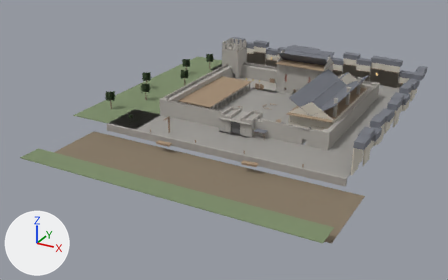
Before and after pictures for a commit that changed the Blender file assets/level/source/garrison.blend.
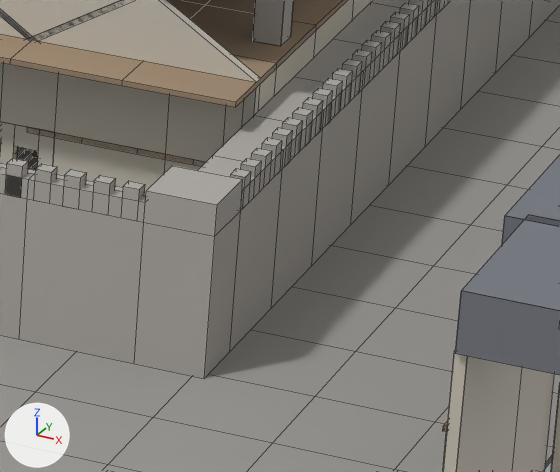
The first picture shows the older version from a 50 mm lens placed at (90.6, -203.4, 83.1), pointed at (-8.0, -24.1, -6.6). The close-ups show the older and then the newer version on the part from 69% to 81% of the width and 40% to 57% of the height of that picture. Only the edits that show in the close-ups are written down. Every picture has the same lights, and +X, +Y and +Z are marked at lower left. The close-ups show mesh edges as thin lines.

Objects in the first close-up: 'curtain_4.024', 'curtain_4.033', 'curtain_4.034', 'curtain_4.035', 'curtain_4.036', 'curtain_4.037', 'curtain_corner.002', 'floor_cobble_4.163', 'floor_cobble_4.170', 'gable_16.002', 'house_front_2.007', 'wall_plaster_4.032' and 60 more.
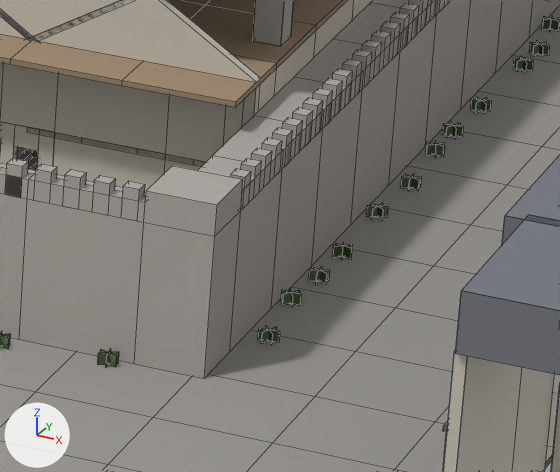
Where the change shows, as pixel boxes (x1, y1, x2, y2) in the close-ups (560 x 472 px):
'weeds.058', added: after (258, 326, 280, 345)
'weeds.039', added: after (98, 349, 119, 367)
'weeds.057', added: after (281, 290, 301, 306)
'weeds.056', added: after (308, 267, 329, 284)
'weeds.054', added: after (366, 203, 388, 220)
'weeds.053', added: after (401, 174, 421, 191)
'weeds.050', added: after (471, 97, 491, 113)
'weeds.051', added: after (443, 122, 463, 138)
'weeds.055', added: after (333, 243, 352, 259)
'weeds.049', added: after (513, 56, 533, 73)
'weeds.052', added: after (426, 142, 445, 157)
'weeds.048', added: after (529, 41, 549, 57)
'weeds.047', added: after (542, 17, 560, 31)
'weeds.037', added: after (0, 331, 10, 349)

The change, as a diff of the scene's bpy script:
```diff
--- a/assets/level/source/garrison.blend.py
+++ b/assets/level/source/garrison.blend.py
@@ me_kit_weeds @@
+me_kit_weeds.from_pydata([(-0.35, 0.0, 0.0), (0.35, 0.0, 0.0), (0.35, 0.0, 0.4), (-0.35, 0.0, 0.4), (-0.35, 0.0, 0.4), (0.35, 0.0, 0.4), (0.35, 0.0, 0.0), (-0.35, 0.0, 0.0), (-0.175, -0.303, 0.0), (0.175, 0.303, 0.0), (0.175, 0.303, 0.4), (-0.175, -0.303, 0.4), (-0.175, -0.303, 0.4), (0.175, 0.303, 0.4), (0.175, 0.303, 0.0), (-0.175, -0.303, 0.0), (0.175, -0.303, 0.0), (-0.175, 0.303, 0.0), (-0.175, 0.303, 0.4), (0.175, -0.303, 0.4), (0.175, -0.303, 0.4), (-0.175, 0.303, 0.4), (-0.175, 0.303, 0.0), (0.175, -0.303, 0.0)], [], [(0, 1, 2, 3), (4, 5, 6, 7), (8, 9, 10, 11), (12, 13, 14, 15), (16, 17, 18, 19), (20, 21, 22, 23)])
+me_kit_weeds.materials.append(mat_leaves)  # dark green #617655
@@ ob_weeds_058 @@
+ob_weeds_058 = bpy.data.objects.new('weeds.058', me_kit_weeds)
+ob_weeds_058.location = (33.21, -24.57, 0.0)
+ob_weeds_058.rotation_euler = (0.0, 0.0, 0.136)  # degrees (0, 0, 7.8)
@@ ob_weeds_057 @@
+ob_weeds_057 = bpy.data.objects.new('weeds.057', me_kit_weeds)
+ob_weeds_057.location = (32.82, -21.31, 0.0)
+ob_weeds_057.rotation_euler = (0.0, 0.0, 2.053)  # degrees (0, 0, 118)
@@ ob_weeds_056 @@
+ob_weeds_056 = bpy.data.objects.new('weeds.056', me_kit_weeds)
+ob_weeds_056.location = (33.02, -19.1, 0.0)
+ob_weeds_056.rotation_euler = (0.0, 0.0, 0.607)  # degrees (0, 0, 35)
@@ ob_weeds_055 @@
+ob_weeds_055 = bpy.data.objects.new('weeds.055', me_kit_weeds)
+ob_weeds_055.location = (33.03, -16.74, 0.0)
+ob_weeds_055.rotation_euler = (0.0, 0.0, 1.889)  # degrees (0, 0, 108)
@@ ob_weeds_054 @@
+ob_weeds_054 = bpy.data.objects.new('weeds.054', me_kit_weeds)
+ob_weeds_054.location = (32.95, -12.89, 0.0)
+ob_weeds_054.rotation_euler = (0.0, 0.0, 0.351)  # degrees (0, 0, 20)
@@ ob_weeds_053 @@
+ob_weeds_053 = bpy.data.objects.new('weeds.053', me_kit_weeds)
+ob_weeds_053.location = (33.14, -9.84, 0.0)
+ob_weeds_053.rotation_euler = (0.0, 0.0, 2.716)  # degrees (0, 0, 156)
@@ ob_weeds_052 @@
+ob_weeds_052 = bpy.data.objects.new('weeds.052', me_kit_weeds)
+ob_weeds_052.location = (32.92, -6.54, 0.0)
+ob_weeds_052.rotation_euler = (0.0, 0.0, 1.92)  # degrees (0, 0, 110)
@@ ob_weeds_051 @@
+ob_weeds_051 = bpy.data.objects.new('weeds.051', me_kit_weeds)
+ob_weeds_051.location = (32.91, -4.54, 0.0)
+ob_weeds_051.rotation_euler = (0.0, 0.0, 2.192)  # degrees (0, 0, 126)
@@ ob_weeds_050 @@
+ob_weeds_050 = bpy.data.objects.new('weeds.050', me_kit_weeds)
+ob_weeds_050.location = (33.05, -1.78, 0.0)
+ob_weeds_050.rotation_euler = (0.0, 0.0, 1.348)  # degrees (0, 0, 77)
@@ ob_weeds_049 @@
+ob_weeds_049 = bpy.data.objects.new('weeds.049', me_kit_weeds)
+ob_weeds_049.location = (33.16, 2.79, 0.0)
+ob_weeds_049.rotation_euler = (0.0, 0.0, 1.149)  # degrees (0, 0, 66)
@@ ob_weeds_048 @@
+ob_weeds_048 = bpy.data.objects.new('weeds.048', me_kit_weeds)
+ob_weeds_048.location = (33.21, 4.57, 0.0)
+ob_weeds_048.rotation_euler = (0.0, 0.0, 0.12)  # degrees (0, 0, 6.9)
@@ ob_weeds_047 @@
+ob_weeds_047 = bpy.data.objects.new('weeds.047', me_kit_weeds)
+ob_weeds_047.location = (32.82, 7.23, 0.0)
+ob_weeds_047.rotation_euler = (0.0, 0.0, 0.746)  # degrees (0, 0, 43)
@@ ob_weeds_039 @@
+ob_weeds_039 = bpy.data.objects.new('weeds.039', me_kit_weeds)
+ob_weeds_039.location = (29.25, -28.82, 0.0)
+ob_weeds_039.rotation_euler = (0.0, 0.0, 2.775)  # degrees (0, 0, 159)
@@ ob_weeds_037 @@
+ob_weeds_037 = bpy.data.objects.new('weeds.037', me_kit_weeds)
+ob_weeds_037.location = (25.64, -29.2, 0.0)
+ob_weeds_037.rotation_euler = (0.0, 0.0, 2.862)  # degrees (0, 0, 164)
```
